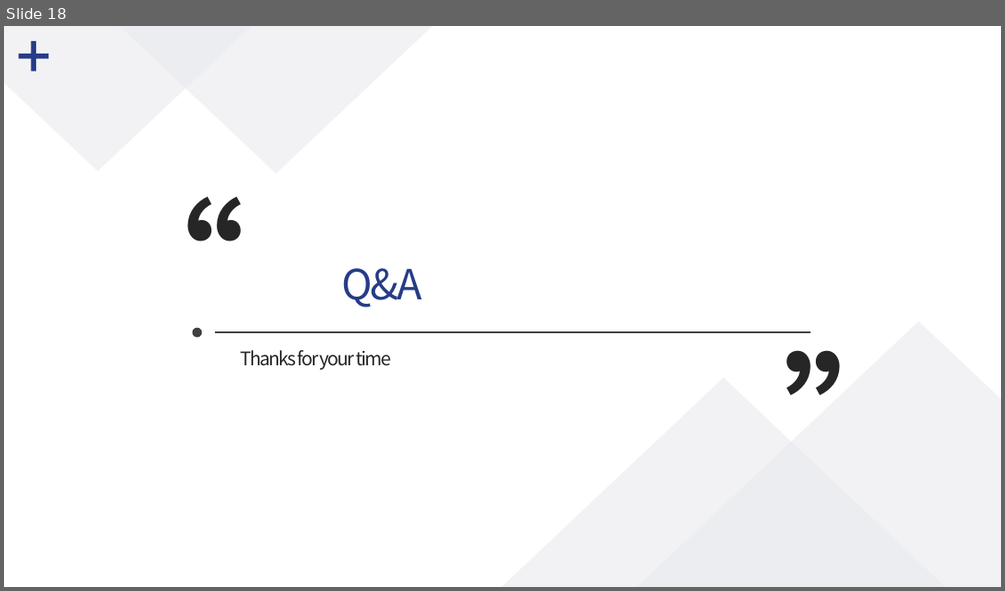
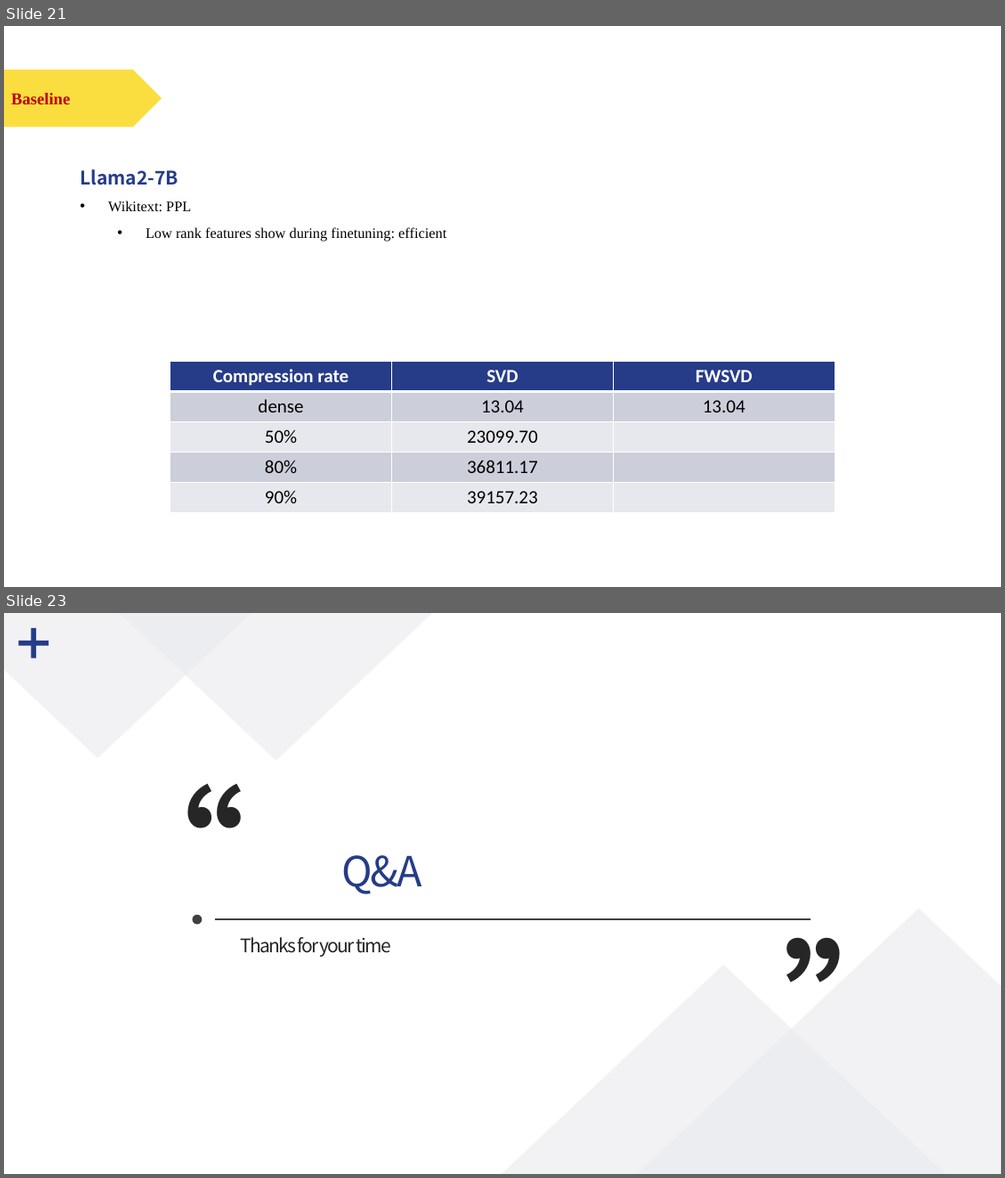
Before and after one commit to polarispw/MSBD5014-IP, a slide deck: docs/Matrix Factorization & LLM Compression.pptx. Shown one above the other, each under a label of ours: slide 18 before the commit, slides 21 and 23 after it; the slides between them are not shown. The pictures are 1005x591 and 1005x1178 pixels, drawn with LibreOffice and Linux fonts; fonts in the diff are those of the drawing. Boxes give left, top, right and bottom in pixels: in the first picture for what was removed or moved away, otherwise in the second. Text is boxed around its words. In the diff, an @@ line names an element or a change of style, - is before the commit and + after.

Commit message:
baseline
finish svd and fwsvd

```diff
--- a/docs/Matrix Factorization & LLM Compression.pptx
+++ b/docs/Matrix Factorization & LLM Compression.pptx
@@ slide 21 added at <box>4,26,1001,587</box>, background #FFFFFF @@
@@ pentagon arrow added at <box>4,70,162,127</box>, fill #FADE40 @@
@@ text added at <box>11,93,70,104</box>, 16 pt, text #C00000, bold @@
+Baseline
@@ text added at <box>80,169,446,241</box>, 14 pt, text #000000 @@
+Llama2-7B
+• Wikitext: PPL
+  • Low rank features show during finetuning: efficient
@@ table added at <box>170,361,834,513</box>, 5 rows, 3 columns @@
+Compression rate | SVD | FWSVD
+dense | 13.04 | 13.04
+50% | 23099.70 | 
+80% | 36811.17 | 
+90% | 39157.23 | 
@@ what was slide 18 is now slide 23 @@
```
Also in this commit, not shown: 3 slides changed, 7 other slides added, 3 slides removed, 47 other files.
